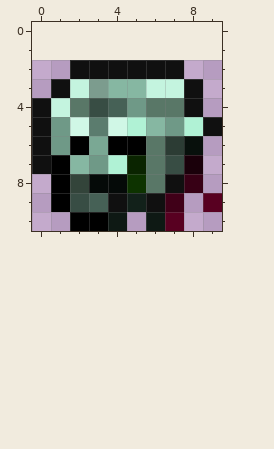
A pixel-art sprite gets an edit: Gores/Hostile/AndroidGore12.png. That is the earlier state.
The file is 20x18 pixels, drawn in blocks of 2x2; one block is one cell here. Colours within 5 levels of each other are drawn and written as one. The old version is drawn lined up with the new one, on the new canvas.
And afterwards:
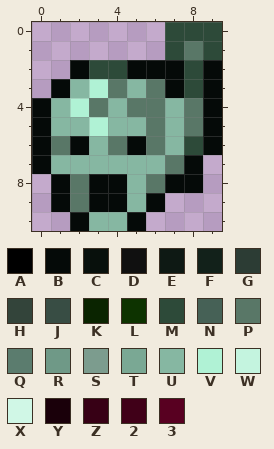
Palette (. is transparent): A #000000  B #050a08  C #08100c  D #101010  E #0e1914  F #12211a  G #2c3c34  H #33443a  J #384d44  K #0a2400  L #0d3300  M #2d4a39  N #466156  P #597767  Q #5b7c6e  R #6f9987  S #7c9c8e  T #7aa894  U #86b7a2  V #b0f2d5  W #c4f4df  X #d0f7e6  Y #1a000a  Z #370015  2 #400018  3 #580021
The edit:
canvas 10x9 -> 10x11, the old top-left corner now at 0,2
Changed rows in their new state; - is an unchanged pixel.
first column x 0:
 0 -------MMM
 1 -------MPM
 2 --BMMBBBMB
 3 -BUVP-PBMB
 4 BUVPUP-UPB
 5 BUUVUUPUPB
 6 BPBUPB-UMB
 7 BU-UUUUPB-
 8 -BP--U-BB-
 9 -BPBBUB.-.
10 --BUUB..--
Changed places in both pictures, as pixel boxes (x1, y1, x2, y2):
changed: (32, 22, 222, 231)
